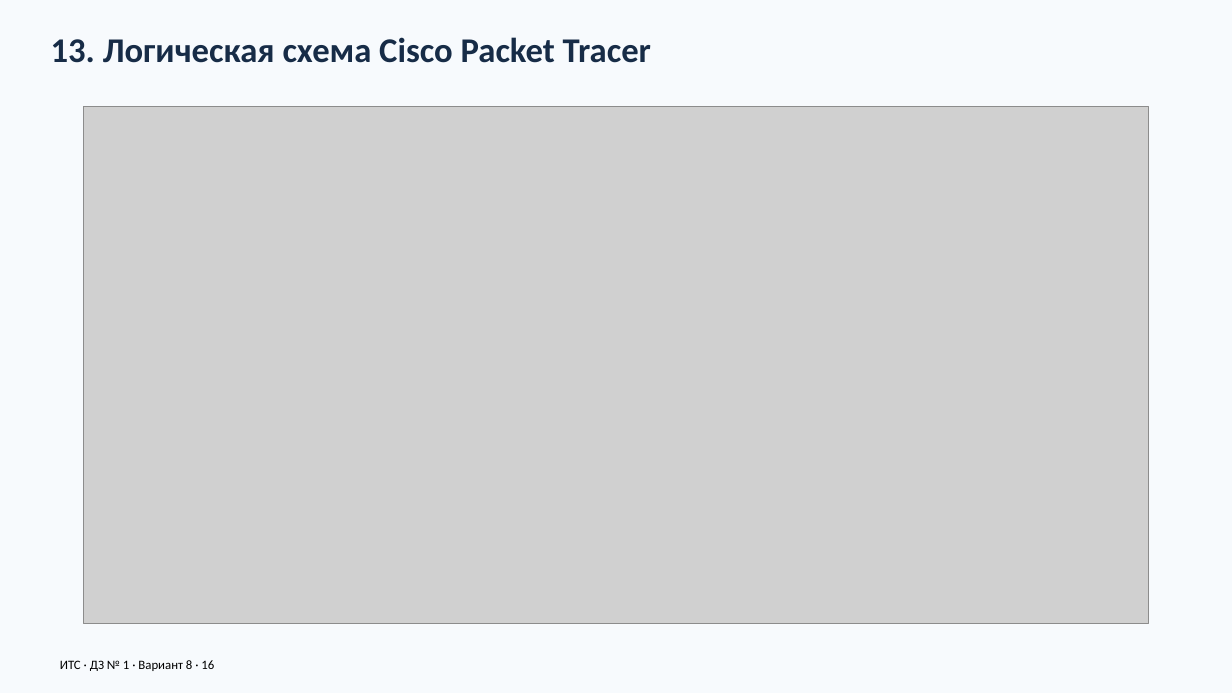
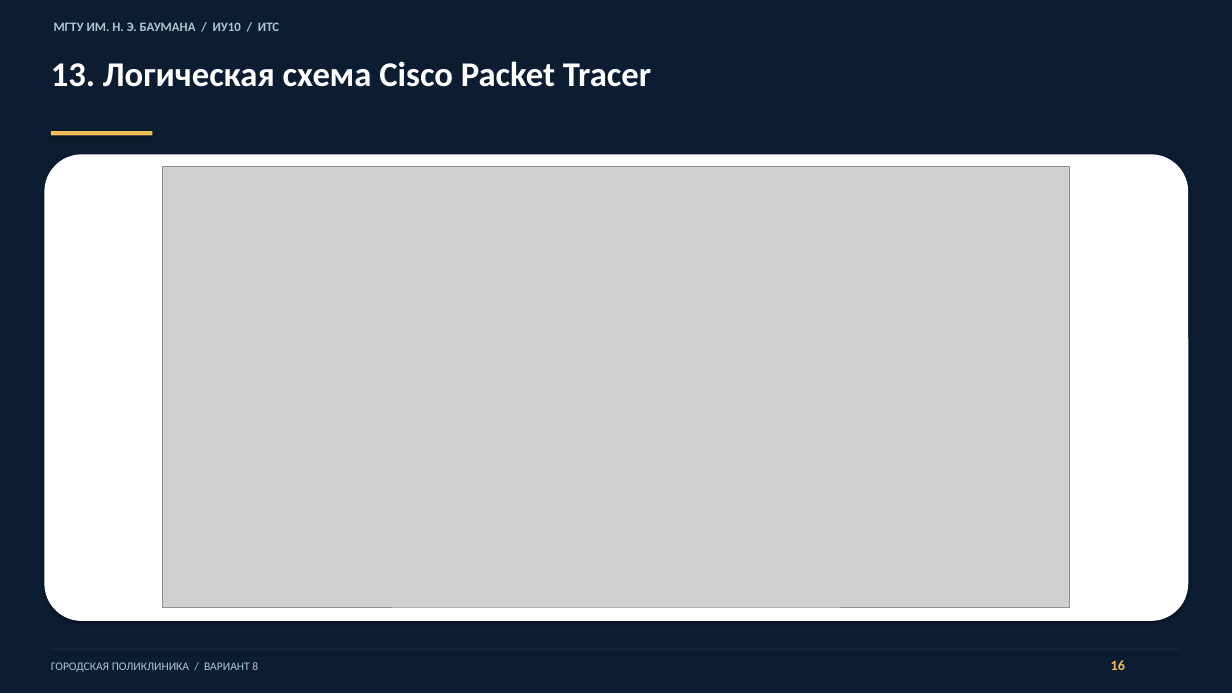
Before and after one commit to warofconnection/dz, a slide deck: slide 16 of docs/Презентация_вариант_8.pptx. Drawn at 1232x693 pixels with LibreOffice and Linux fonts; fonts in the diff are those of the drawing; grey boxes stand for pictures. Boxes give left, top, right and bottom in pixels: in the first picture for what was removed or moved away, otherwise in the second. Text is boxed around its words. In the diff, an @@ line names an element or a change of style, - is before the commit and + after.

Commit message:
Polish presentation design and neutral report wording with accepted estimate pricing

```diff
--- a/docs/Презентация_вариант_8.pptx
+++ b/docs/Презентация_вариант_8.pptx
@@ background #F7FAFD to #0C1D32 @@
@@ text added at (54,22,279,31), 10 pt, text #AFC3D3, bold @@
+МГТУ ИМ. Н. Э. БАУМАНА / ИУ10 / ИТС
@@ text "13. Логическая схема Cisco Packet ...": place and size @@
-text "13. Логическая схема Cisco Packet ..." at (51,37,651,63)
+text "13. Логическая схема Cisco Packet ..." at (51,61,651,87)
@@ text "13. Логическая схема Cisco Packet ..." at (51,61,651,87): text colour #172C47 to #FFFFFF @@
@@ rectangle added at (51,131,152,135), fill #EEBD58 @@
@@ rounded rectangle added at (44,154,1189,621), fill #FFFFFF @@
@@ picture: place and size @@
-picture at (83,106,1149,624)
+picture at (163,166,1070,607)
@@ rectangle added at (51,649,1178,650), fill #162C44 @@
@@ text at (51,662,258,672): text changed; size 10 to 9 pt; text colour #000000 to #AFC3D3 @@
-ИТС · ДЗ № 1 · Вариант 8 · 16
+ГОРОДСКАЯ ПОЛИКЛИНИКА / ВАРИАНТ 8
@@ text added at (1111,660,1125,670), 11 pt, text #EEBD58, bold @@
+16
```
Also in this commit, not shown: 17 other slides changed, 7 other files.
